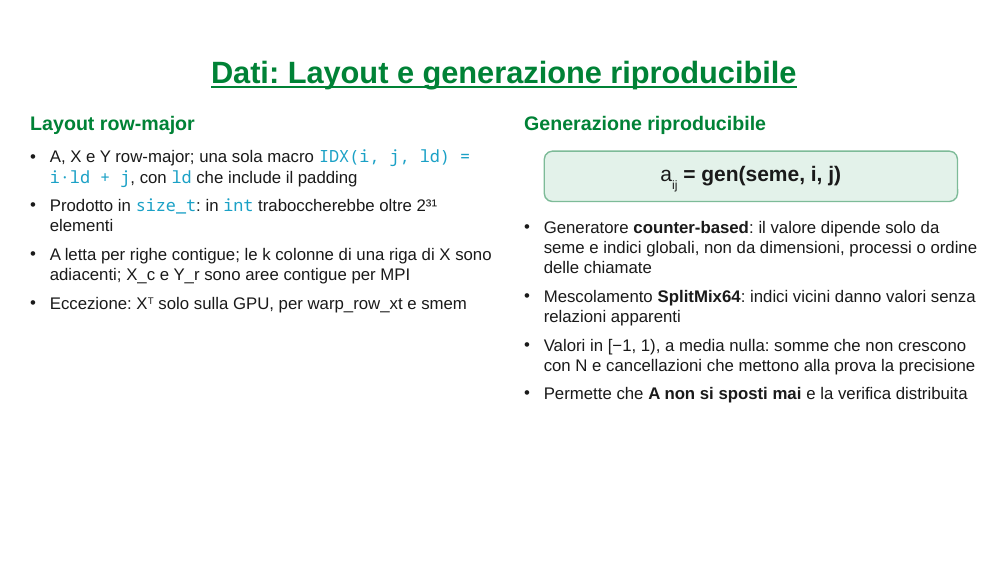
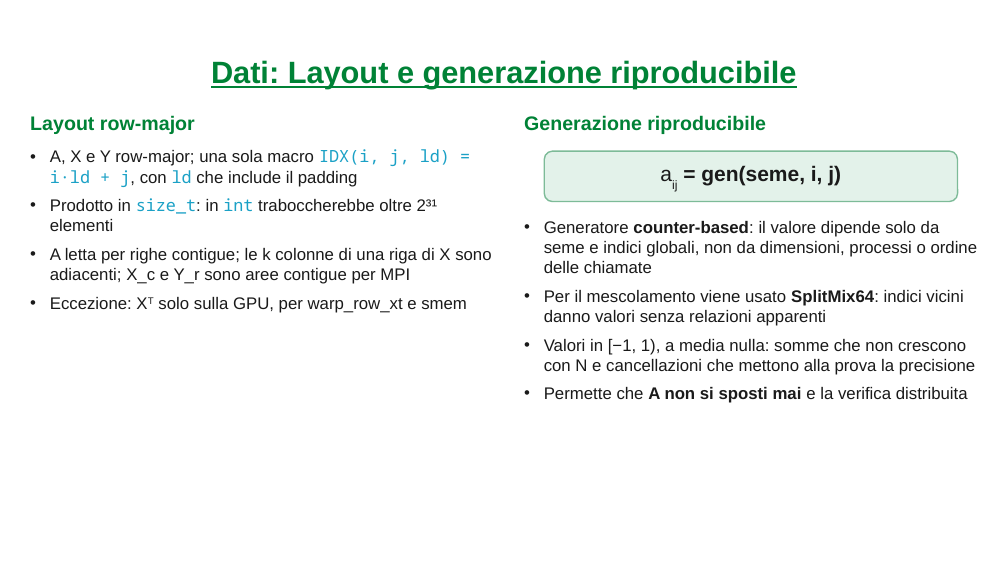
Before and after one commit to carloni2021/SCPA, a slide deck: slide 16 of relazione/presentazione/SCPA_Presentazione_Carloni.pptx. Drawn at 1008x567 pixels with LibreOffice and Linux fonts; fonts in the diff are those of the drawing; background and template pictures are left out. Boxes give left, top, right and bottom in pixels: in the first picture for what was removed or moved away, otherwise in the second. Text is boxed around its words. In the diff, an @@ line names an element or a change of style, - is before the commit and + after.

```diff
--- a/relazione/presentazione/SCPA_Presentazione_Carloni.pptx
+++ b/relazione/presentazione/SCPA_Presentazione_Carloni.pptx
@@ text at bbox=[544, 290, 963, 326]: text changed @@
-• Mescolamento SplitMix64: indici vicini danno valori senza relazioni apparenti
+• Per il mescolamento viene usato SplitMix64: indici vicini danno valori senza relazioni apparenti
```
Also in this commit, not shown: 33 other slides changed, 4 slides added, 8 slides removed, 33 other files.
